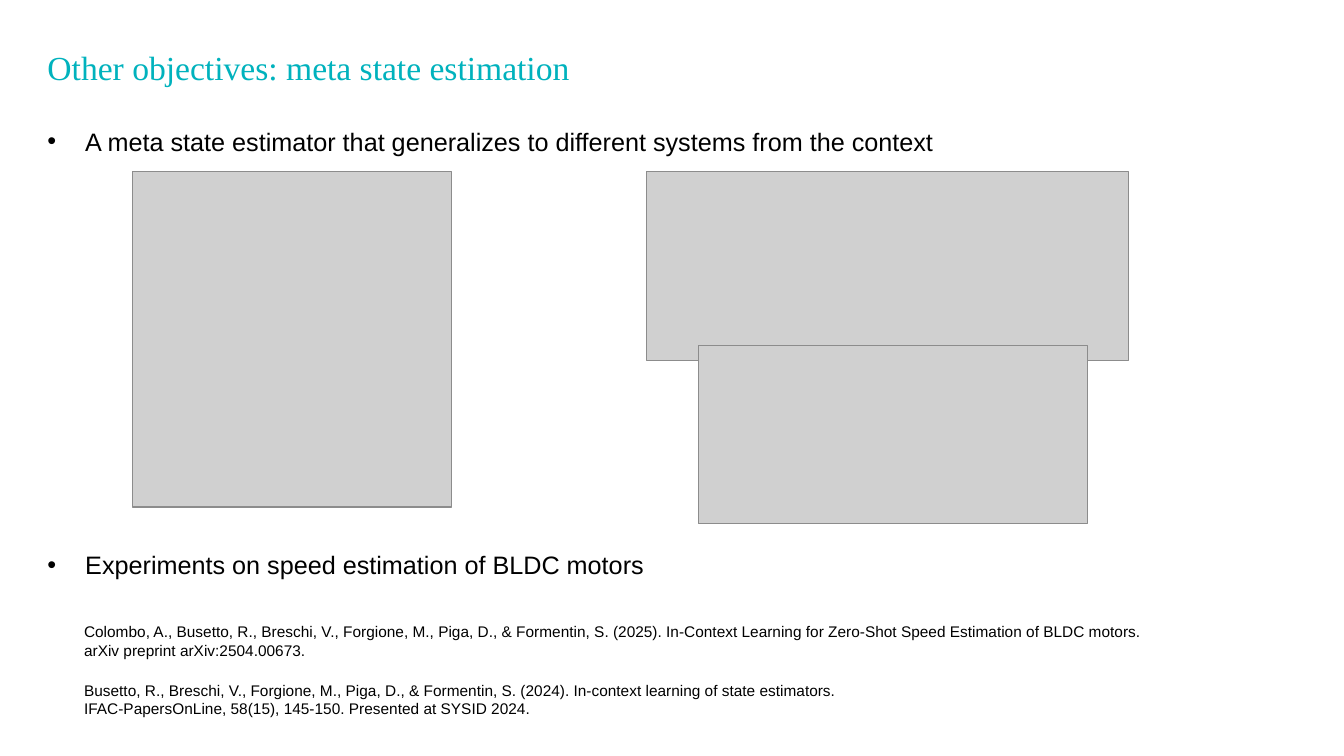
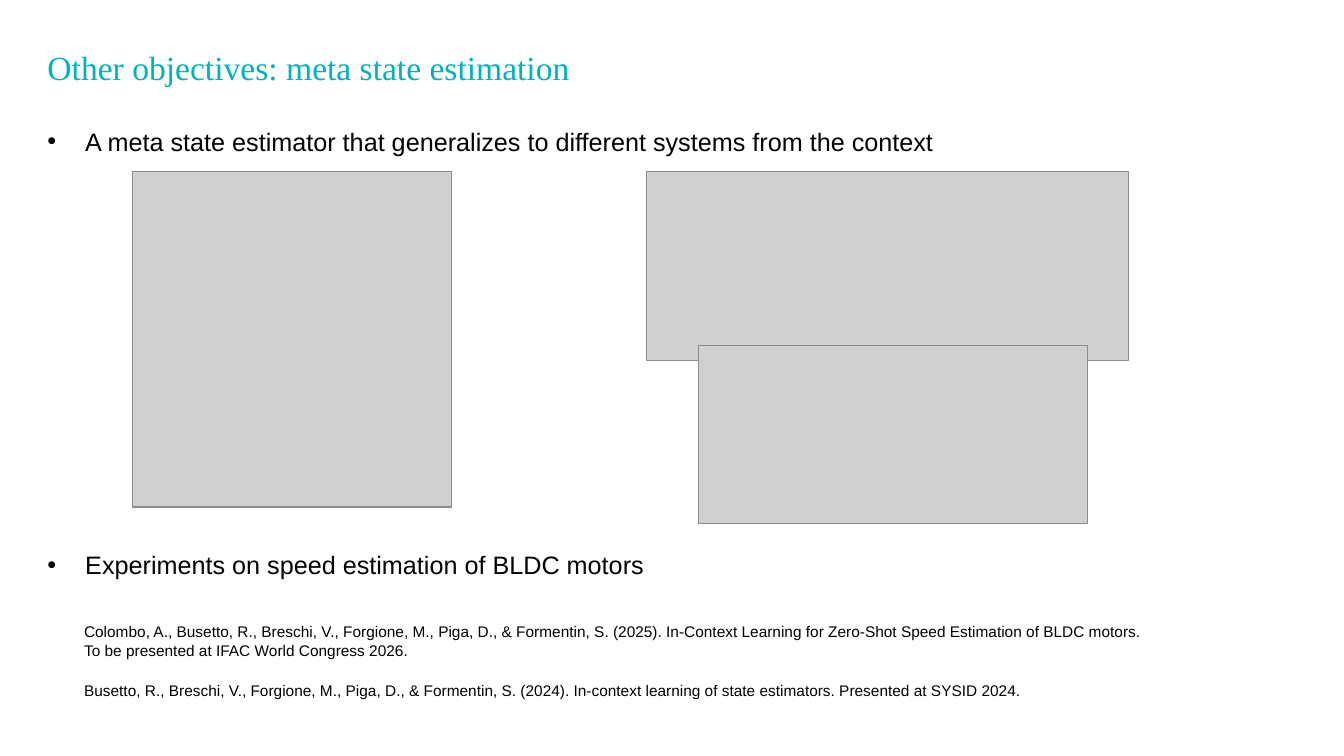
Before and after one commit to dariopi/Deep-Learning-for-System-Identification----EECI-Course----2026, a slide deck: slide 14 of lessons/06_meta_learning/meta_learning_sysid.pptx. Drawn at 1344x756 pixels with LibreOffice and Linux fonts; fonts in the diff are those of the drawing; grey boxes stand for pictures. Boxes give left, top, right and bottom in pixels: in the first picture for what was removed or moved away, otherwise in the second. Text is boxed around its words. In the diff, an @@ line names an element or a change of style, - is before the commit and + after.

Commit message:
meta learning update

```diff
--- a/lessons/06_meta_learning/meta_learning_sysid.pptx
+++ b/lessons/06_meta_learning/meta_learning_sysid.pptx
@@ text at (84, 626, 1140, 699): text changed @@
-Colombo, A., Busetto, R., Breschi, V., Forgione, M., Piga, D., & Formentin, S. (2025). In-Context Learning for Zero-Shot Speed Estimation of BLDC motors.
-arXiv preprint arXiv:2504.00673.
-Busetto, R., Breschi, V., Forgione, M., Piga, D., & Formentin, S. (2024). In-context learning of state estimators.
-IFAC-PapersOnLine, 58(15), 145-150. Presented at SYSID 2024.
+Colombo, A., Busetto, R., Breschi, V., Forgione, M., Piga, D., & Formentin, S. (2025). In-Context Learning for Zero-Shot Speed Estimation of BLDC motors.
+To be presented at IFAC World Congress 2026.
+Busetto, R., Breschi, V., Forgione, M., Piga, D., & Formentin, S. (2024). In-context learning of state estimators. Presented at SYSID 2024.
```
Also in this commit, not shown: 2 other slides changed, 1 other file.
